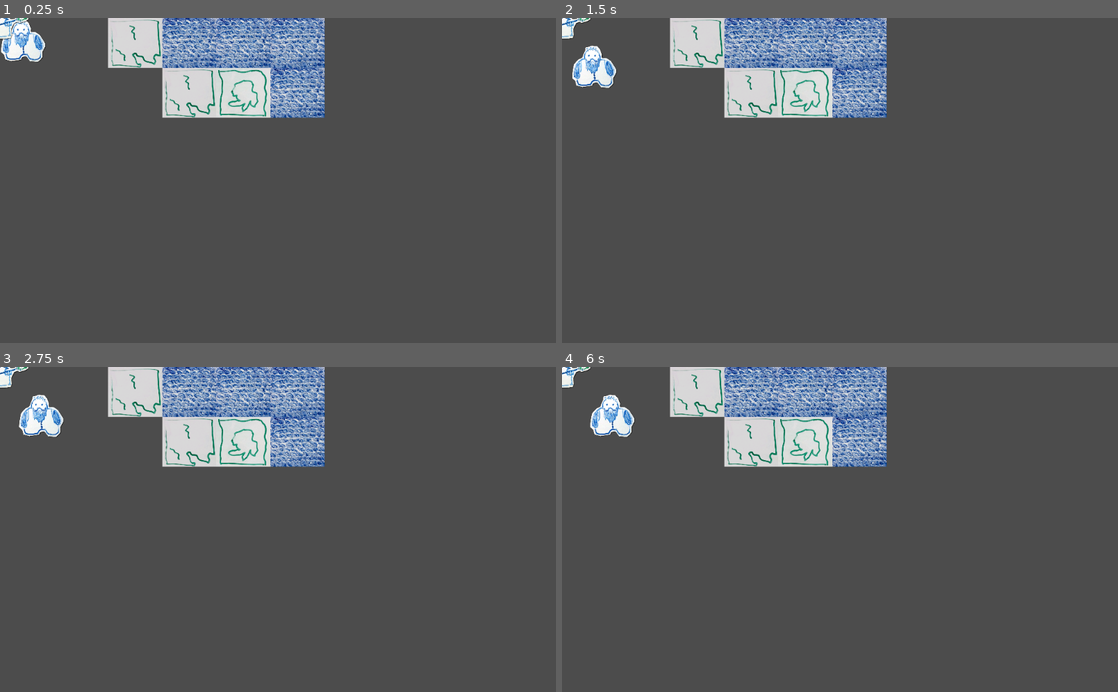
Above: before the commit, frames 1-4 (two rows, left to right).
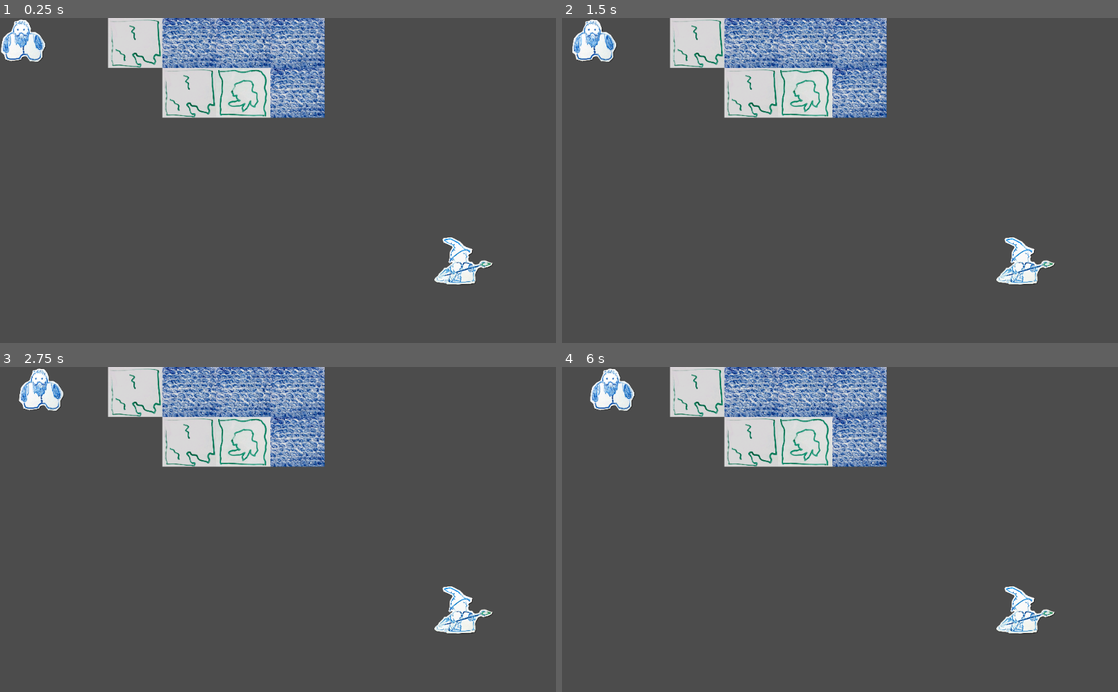
Above: after the commit, the same moments.

Repository: alexAkselrod/alco
Game: Godot game, scene res://root.tscn
Same seed, same stepped clock (60 frames per second), same inputs: the game is played once before the commit and once after it.
Inputs:
- Up to frame 1 (0.25 s): no input
- Up to frame 2 (1.5 s): tap Enter at 0.5 s; hold Right (ui_right) 0.53-1.28 s; tap Space at 1.25 s
- Up to frame 3 (2.75 s): tap Enter at 2 s; hold Right (ui_right) from 2.03 s (still down)
- Up to frame 4 (6 s): tap Space at 2.75, 4.25 s; tap Enter at 3.5 s; release Right (ui_right) at 3.53 s; hold Right (ui_right) from 5.78 s (still down)

The runs differ from the first frame. In frame 1, 0.9% of the frame differs, in the area x 0-89%, y 0-83%; in frame 2, 2.2%; in frame 3, 2.2%; in frame 4, 2.2%.

Commit message:
mage

Diff:
--- a/root.tscn
+++ b/root.tscn
@@ -17,3 +17,4 @@
 position = Vector2( 216.144, 213.3 )
 
 [node name="mage" parent="TileMap" instance=ExtResource( 3 )]
+position = Vector2( 4270.92, 2264.8 )
